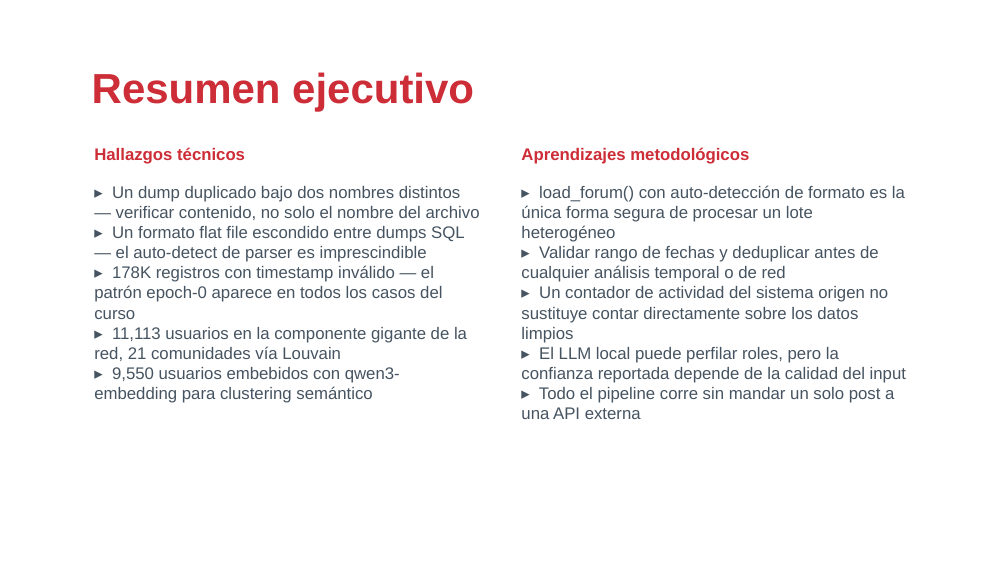
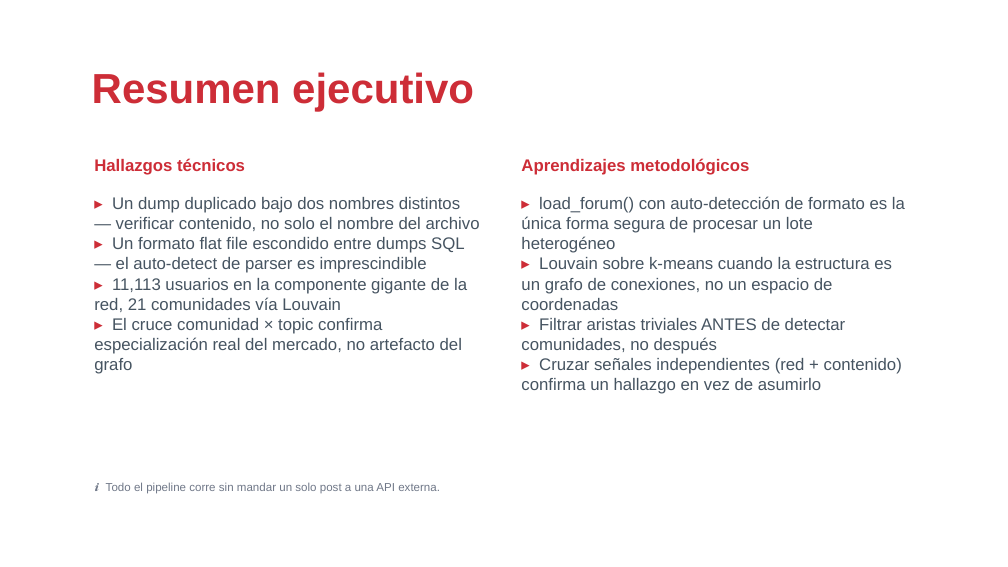
Before and after one commit to drj3ky11/FearOfTheDark, a slide deck: slide 19 of CardingForums/csbc26_caso_cardingforums.pptx (slide 20 before the commit). Drawn at 1008x567 pixels with LibreOffice and Linux fonts; fonts in the diff are those of the drawing; background and template pictures are left out. Boxes give left, top, right and bottom in pixels: in the first picture for what was removed or moved away, otherwise in the second. Text is boxed around its words. In the diff, an @@ line names an element or a change of style, - is before the commit and + after.

Commit message:
feat: reenfocar los 3 casos prácticos en una técnica protagonista
Cada caso propio (CardingForums, HackingForums, IronMarch) reduce ahora
lo genérico/redundante con Ransomware o entre sí y profundiza su hilo
conductor: IronMarch en centralidad + ground truth judicial, HackingForums
en atribución cross-foro multi-señal (incluida persistencia real
verificada entre los 4 snapshots de OGUsers), CardingForums en Louvain +
especialización de mercado. Notebooks y .pptx regenerados en los tres.

También: correcciones de bloque0_ecosistema (guion y contenido según
revisión) y ajustes globales en _shared/theme.py (tamaño de etiqueta de
sección, aire título-cuerpo, color de viñeta en two_col_slide).

```diff
--- a/CardingForums/csbc26_caso_cardingforums.pptx
+++ b/CardingForums/csbc26_caso_cardingforums.pptx
@@ text "Hallazgos técnicos": place and size @@
-text "Hallazgos técnicos" at [94, 147, 245, 164]
+text "Hallazgos técnicos" at [94, 158, 245, 175]
@@ text "Aprendizajes metodológicos": place and size @@
-text "Aprendizajes metodológicos" at [521, 147, 749, 164]
+text "Aprendizajes metodológicos" at [521, 158, 749, 175]
@@ text "▸ Un dump duplicado bajo ...": place and size @@
-text "▸ Un dump duplicado bajo ..." at [94, 186, 480, 403]
+text "▸ Un dump duplicado bajo ..." at [94, 197, 480, 374]
@@ text at [94, 197, 480, 312]: text colour #465461 to #CD2D37 in "▸", "▸", "▸" @@
@@ text "▸ load_forum() con auto-detección de ...": place and size @@
-text "▸ load_forum() con auto-detección de ..." at [521, 185, 906, 419]
+text "▸ load_forum() con auto-detección de ..." at [521, 196, 905, 394]
@@ text at [521, 196, 905, 253]: text colour #465461 to #CD2D37 in "▸" @@
@@ text at [94, 265, 442, 319]: paragraph removed @@
-▸ 178K registros con timestamp inválido — el patrón epoch-0 aparece en todos los casos del curso
@@ text at [521, 257, 902, 394]: text changed @@
-▸ Validar rango de fechas y deduplicar antes de cualquier análisis temporal o de red
-▸ Un contador de actividad del sistema origen no sustituye contar directamente sobre los datos limpios
-▸ El LLM local puede perfilar roles, pero la confianza reportada depende de la calidad del input
-▸ Todo el pipeline corre sin mandar un solo post a una API externa
+▸ Louvain sobre k-means cuando la estructura es un grafo de conexiones, no un espacio de coordenadas
+▸ Filtrar aristas triviales ANTES de detectar comunidades, no después
+▸ Cruzar señales independientes (red + contenido) confirma un hallazgo en vez de asumirlo
@@ text at [94, 318, 462, 374]: text changed @@
-▸ 9,550 usuarios embebidos con qwen3-embedding para clustering semántico
+▸ El cruce comunidad × topic confirma especialización real del mercado, no artefacto del grafo
@@ text added at [94, 482, 440, 494], 11 pt, text #707888 @@
+ℹ Todo el pipeline corre sin mandar un solo post a una API externa.
```
Also in this commit, not shown: 14 other slides changed, 5 slides added, 6 slides removed, 13 other files.
